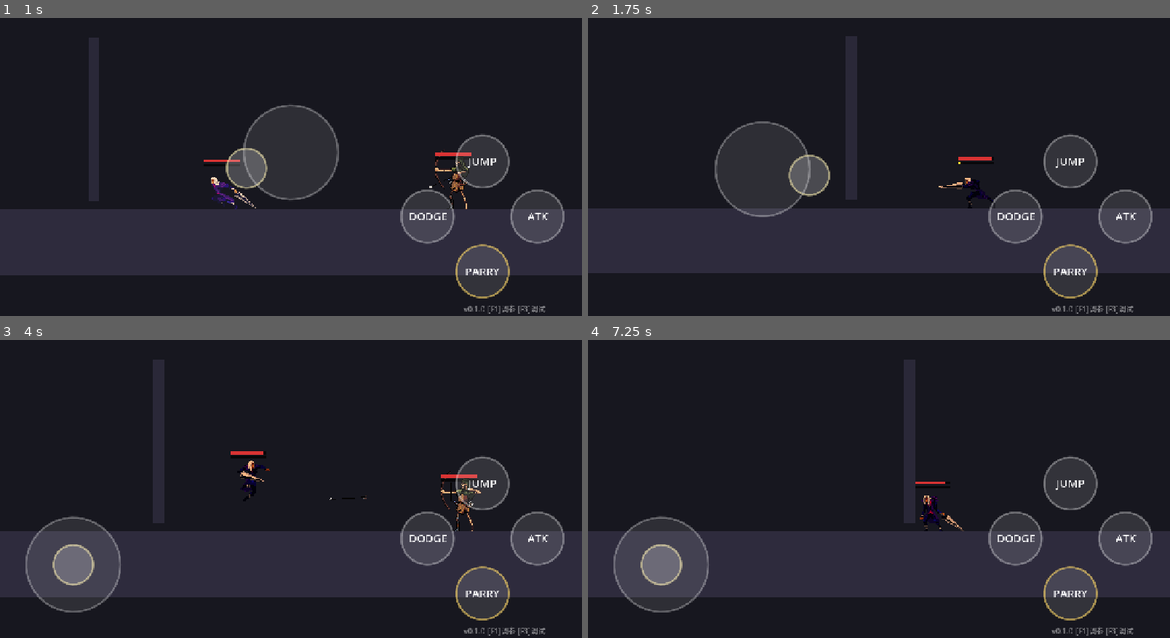
Above: before the commit, frames 1-4 (two rows, left to right).
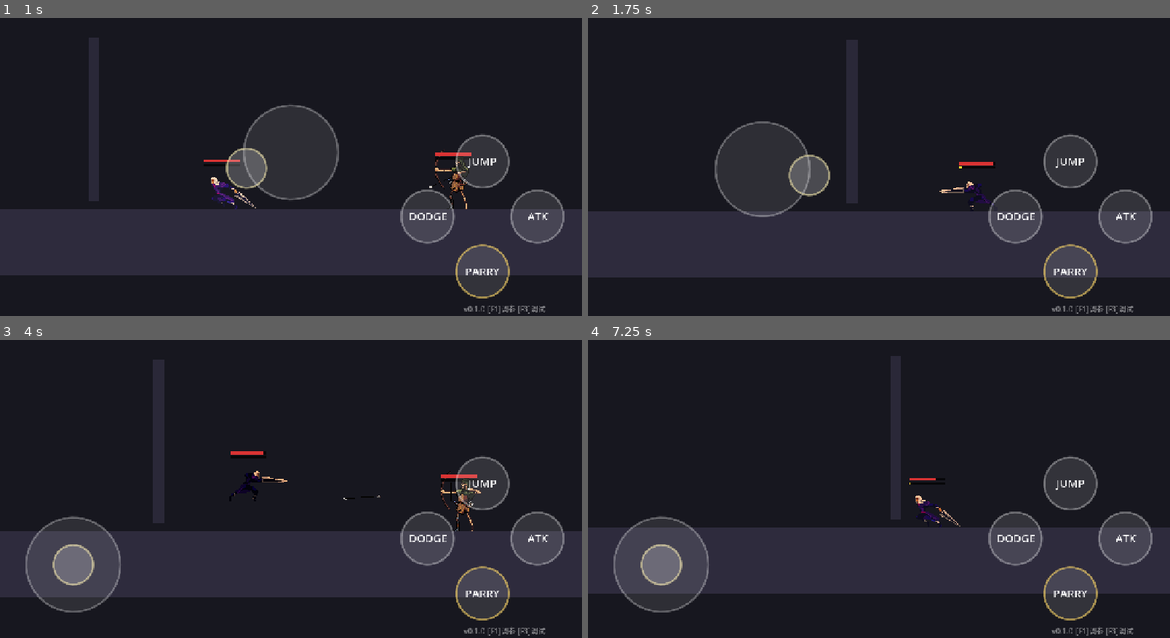
Above: after the commit, the same moments.

Repository: CyberpunkPsychosis/ai-game-engine
Game: Godot game, scene res://scenes/main.tscn
Same seed, same stepped clock (60 frames per second), same inputs: the game is played once before the commit and once after it.
Inputs (mouse positions are in pixels of both pictures, inside the frame that each line leads up to):
- Up to frame 1 (1 s): tap Enter at 0.5 s; drag from (291, 152) to (186, 190) at 0.52 s
- Up to frame 2 (1.75 s): drag from (762, 169) to (919, 190) at 1.27 s
- Up to frame 3 (4 s): move the mouse to (349, 402) at 2.02 s; hold A (move_left) 2.03-2.75 s; tap L (special) at 2.1 s; drag from (261, 539) to (116, 426) at 2.77 s; move the mouse to (465, 524) at 3.52 s; hold D (move_right) from 3.53 s (still down); tap K (dash) at 3.6 s; tap Space (jump) at 3.77 s
- Up to frame 4 (7.25 s): release D (move_right) at 4.25 s; drag from (704, 426) to (1001, 509) at 4.27 s; move the mouse to (908, 474) at 5.02 s; hold D (move_right) 5.03-5.75 s; tap J (attack) at 5.1 s; click (908, 474) at 5.17 s; drag from (791, 393) to (896, 509) at 5.77 s; move the mouse to (1007, 459) at 6.52 s; hold A (move_left) from 6.53 s (still down); tap L (special) at 6.6 s; tap Space (jump) at 6.77 s

Frame 1 is identical in both runs. In frame 2, 2.9% of the frame differs, in the area x 0-100%, y 6-88%; in frame 3, 0.2%; in frame 4, 4.7%, in the area x 0-100%, y 5-87%.

Commit message:
弹反更好掐：窗口0.32→0.5、弓箭560→480，给手机留反应时间(probe parry/reflect 仍通过)

Diff:
--- a/scripts/player.gd
+++ b/scripts/player.gd
@@ -28,7 +28,7 @@
 	anim_fall = "jump"     # 没有独立下落帧，下落复用 jump
 	can_parry = true       # 主角能弹反（点 K/Shift）
 	can_dodge = true       # 主角能闪避（点 L）—— 暂代格挡
-	parry_window = 0.32    # 弹反窗口放宽，更好弹
+	parry_window = 0.5     # 弹反窗口放宽(手机看箭来反应慢)，更好弹
 	# 主角是长突刺，攻击框要够长够远（之前太短砍空）
 	attack_reach = 46.0
 	attack_size = Vector2(64, 40)
--- a/scripts/skel_archer.gd
+++ b/scripts/skel_archer.gd
@@ -127,7 +127,7 @@
 	if pl:
 		target = pl.global_position + Vector2(0.0, -30.0)               # 瞄准玩家躯干
 	var a := Arrow.new()
-	a.setup(target - from, 560.0)   # 箭提速(330->560)，更利落
+	a.setup(target - from, 480.0)   # 箭速 480：比原来利落，又给手机留出反应/弹反时间
 	var scene := get_tree().current_scene
 	if scene:
 		scene.add_child(a)
